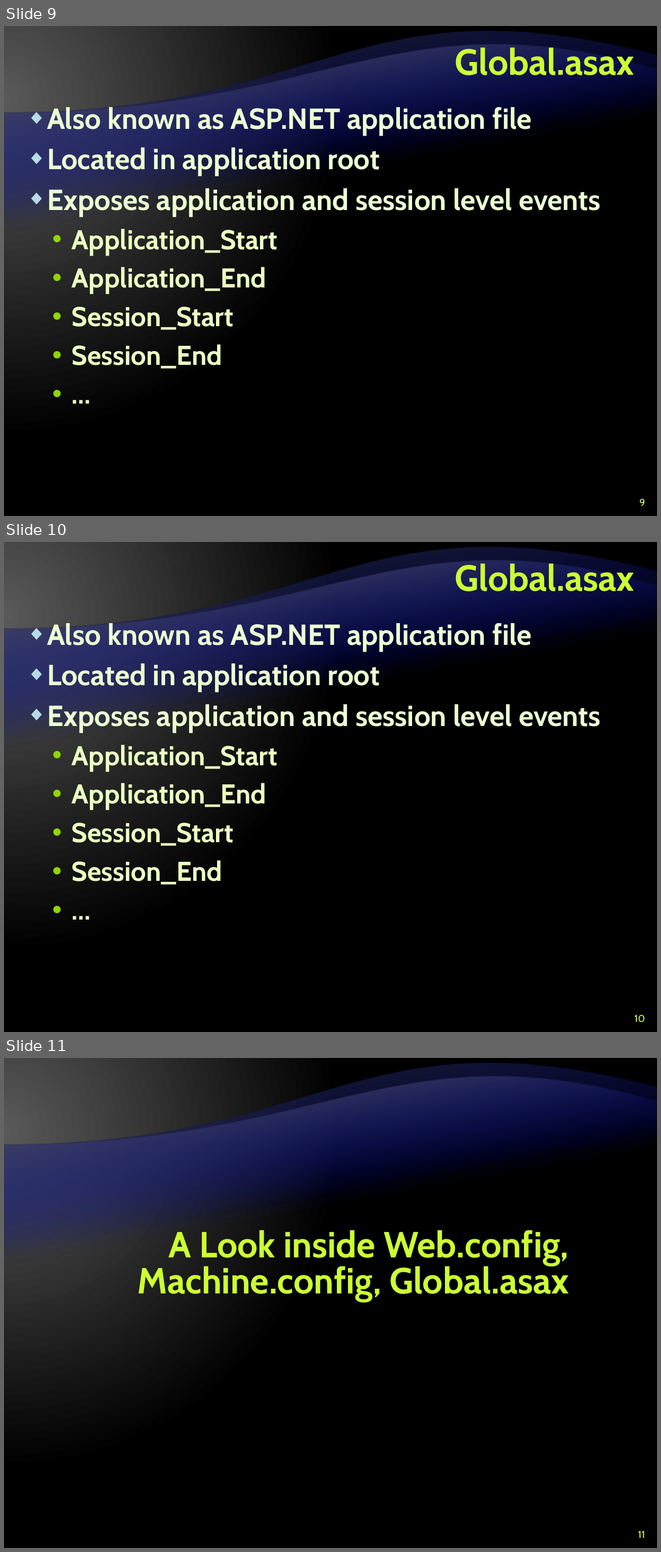
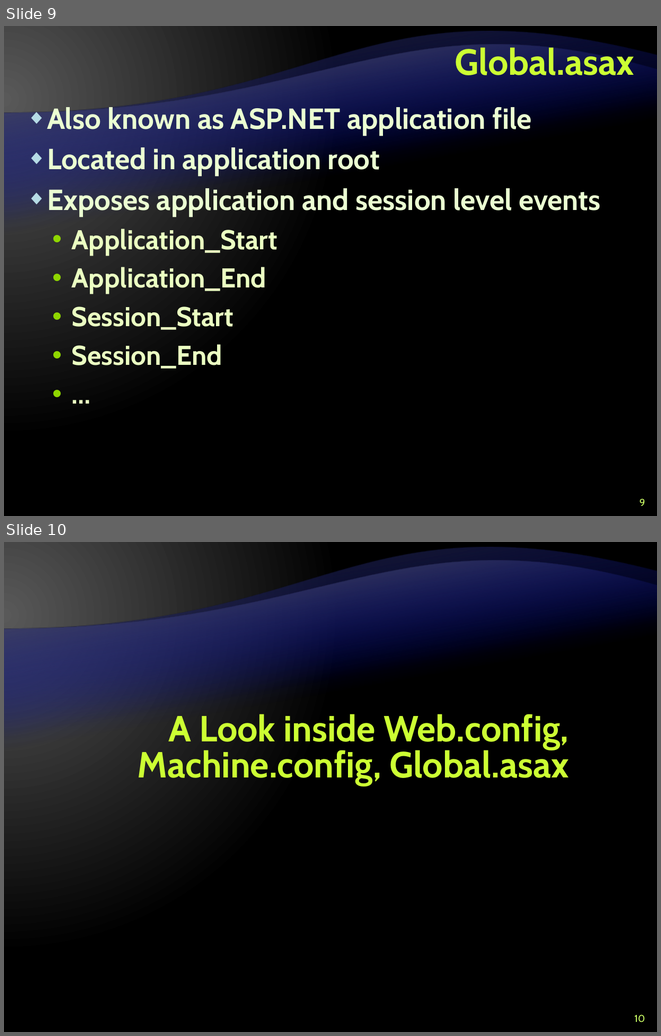
Before and after one commit to Graveheart/aspnetcourse, a slide deck: lectures/8. ASP.NET – Part I.pptx. Shown one above the other, each under a label of ours: slides 9, 10 and 11 before the commit, slides 9 and 10 after it. The pictures are 661x1552 and 661x1036 pixels, drawn with LibreOffice and Linux fonts; fonts in the diff are those of the drawing; background and template pictures are left out. Boxes give left, top, right and bottom in pixels: in the first picture for what was removed or moved away, otherwise in the second. Text is boxed around its words. In the diff, an @@ line names an element or a change of style, - is before the commit and + after.

```diff
--- a/lectures/8. ASP.NET – Part I.pptx
+++ b/lectures/8. ASP.NET – Part I.pptx
@@ slide 10 removed at <box>4,542,657,1032</box>, background gradient #595959 to #000000; not listed: 2 template elements that a slide beside it also shows @@
@@ title removed at <box>455,560,634,591</box> @@
-Global.asax
@@ text removed at <box>47,620,601,884</box> @@
-◆ Also known as ASP.NET application file
-◆ Located in application root
-◆ Exposes application and session level events
-  • Application_Start
-  • Application_End
-  • Session_Start
-  • Session_End
-  • …
@@ page number removed at <box>634,1014,645,1022</box> @@
-10
@@ what was slide 11 is now slide 10 @@
@@ page number at <box>634,1014,645,1022</box>: text changed @@
-11
+10
```
Also in this commit, not shown: 3 slides changed.
